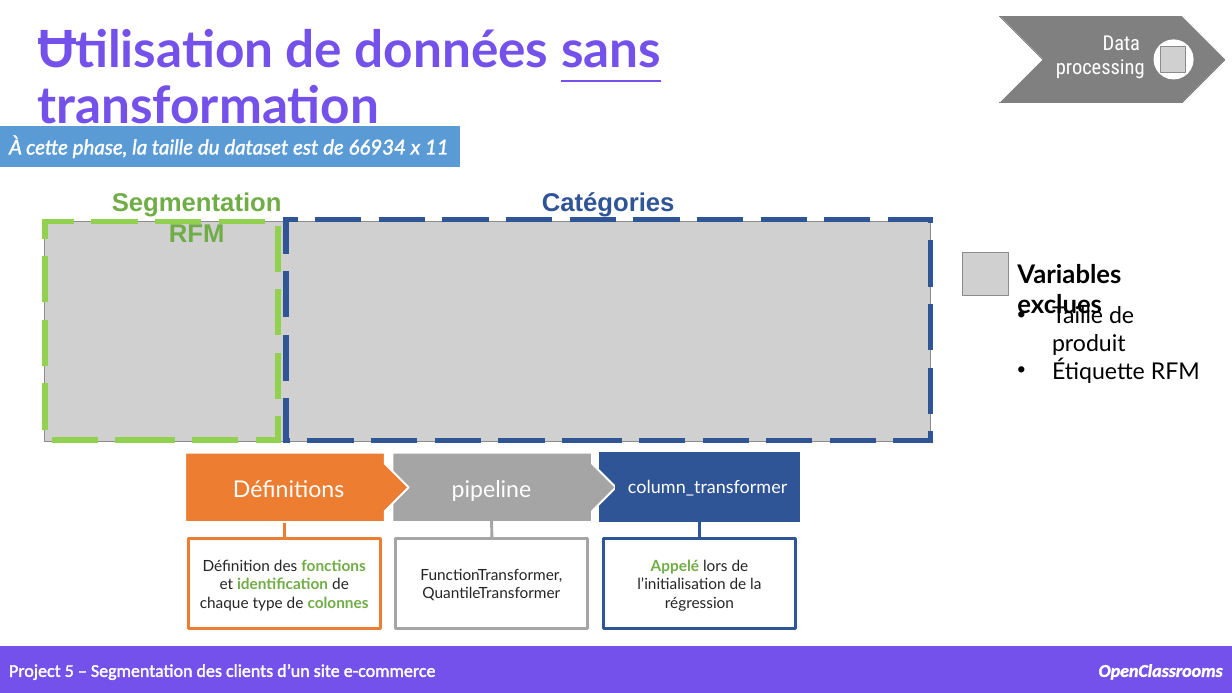
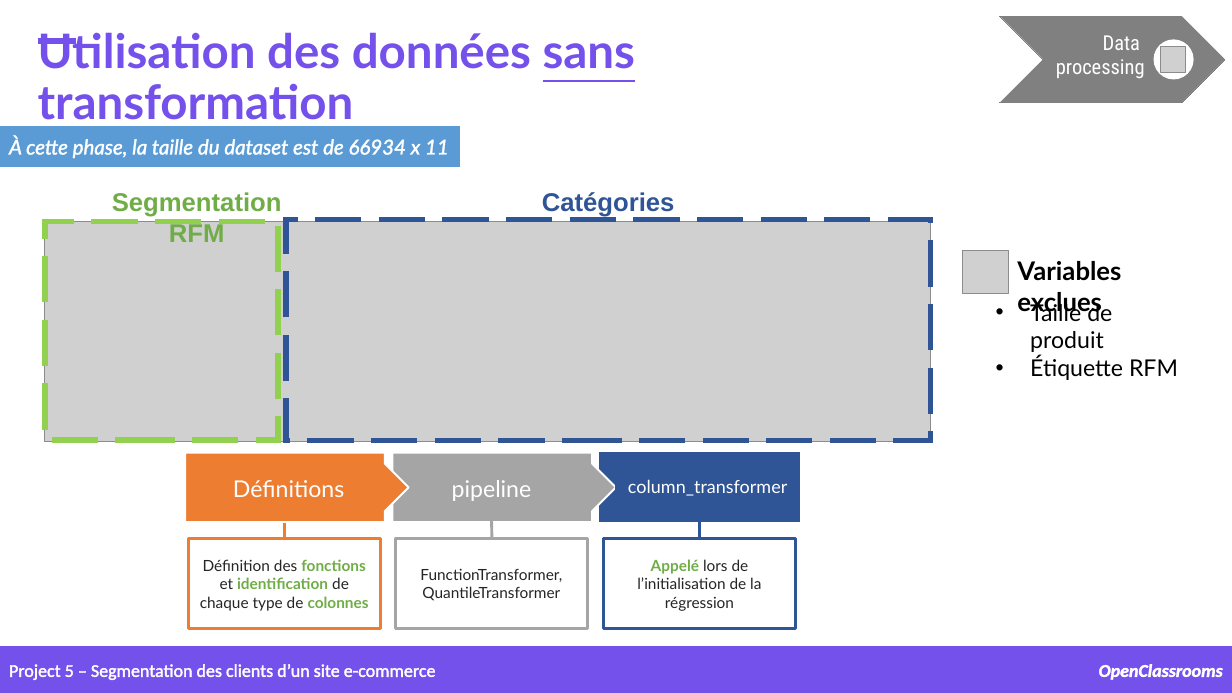
Before and after one commit to samirhinojosa/OC-P5-segment-customers-of-website, a slide deck: slide 24 of supports/P5_presentation v2.pptx. Drawn at 1232x693 pixels with LibreOffice and Linux fonts; fonts in the diff are those of the drawing; grey boxes stand for pictures; background and template pictures are left out. Boxes give left, top, right and bottom in pixels: in the first picture for what was removed or moved away, otherwise in the second. Text is boxed around its words. In the diff, an @@ line names an element or a change of style, - is before the commit and + after.

```diff
--- a/supports/P5_presentation v2.pptx
+++ b/supports/P5_presentation v2.pptx
@@ text at <box>38,32,635,129</box>: text changed; size 40 to 37 pt @@
-Utilisation de données sans transformation
+Utilisation des données sans transformation
@@ text "Taille de produit": place and size @@
-text "Taille de produit" at <box>1052,303,1200,383</box>
+text "Taille de produit" at <box>1030,300,1178,380</box>
```
Also in this commit, not shown: 24 other slides changed, 1 slide added, 3 other files.
